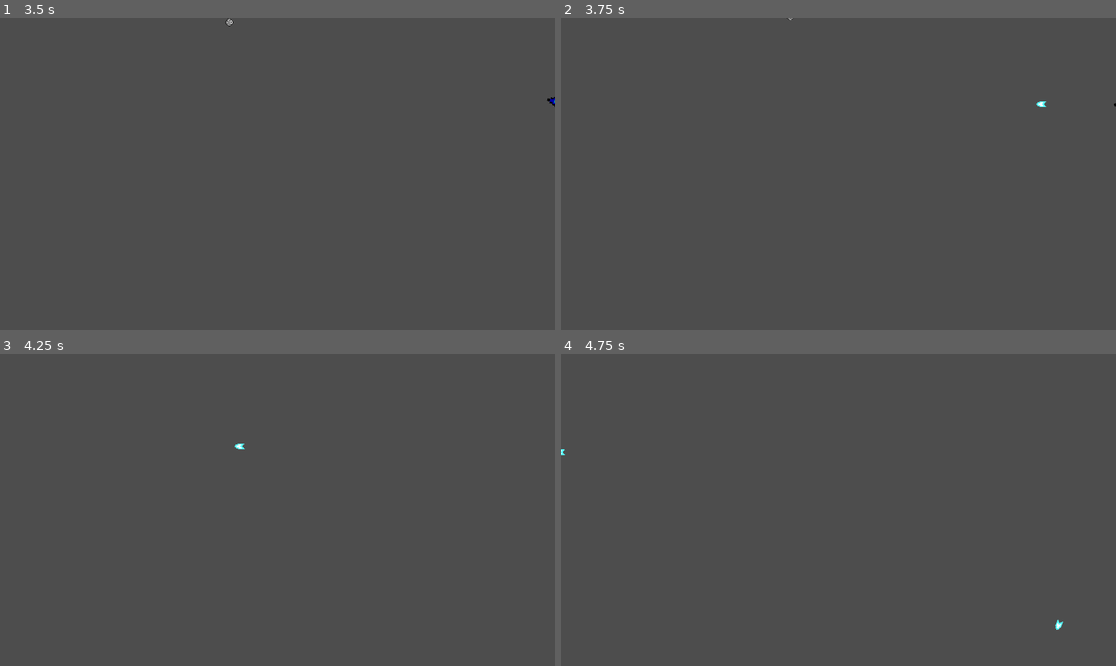
Above: before the commit, frames 1-4 (two rows, left to right).
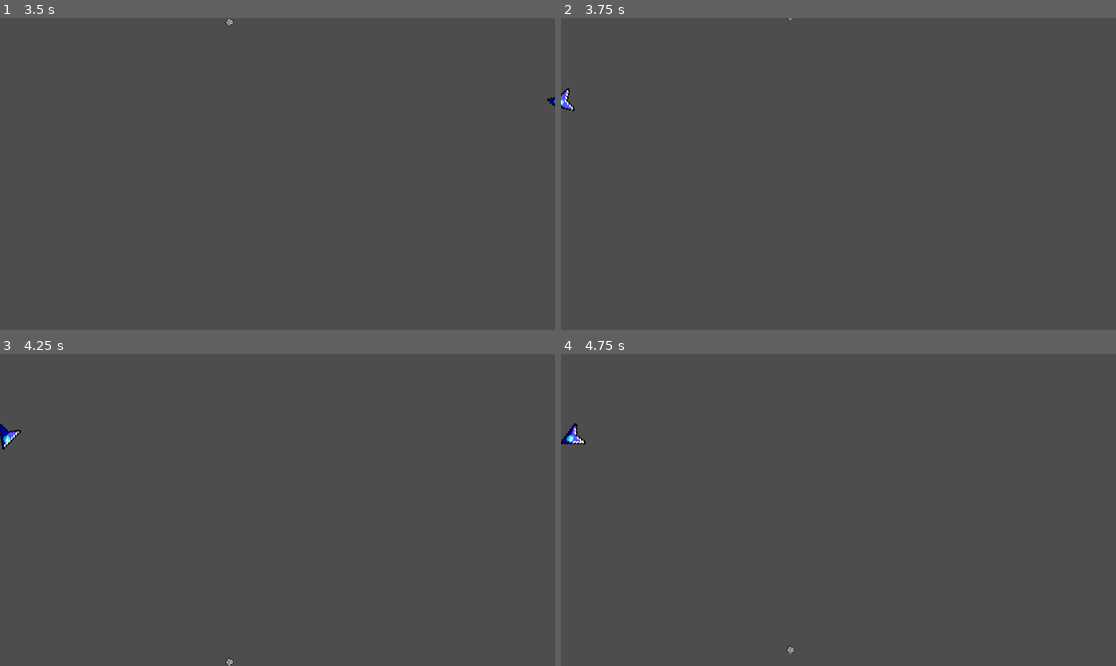
Above: after the commit, the same moments.

Repository: impemberton/Asteroids-Clone
Game: Godot game, scene res://Scenes/level.tscn
Two runs of this game, one before a commit and one after it. Both use one fixed random seed, a clock stepped at 60 frames per second and the inputs below.
Inputs:
- Up to frame 1 (3.5 s): tap Enter at 0.5 s; hold W (move_forward) 0.53-2.03 s; tap Space (shoot) every 0.75 s from 0.6 to 2.85 s; hold A (turn_left) from 2.03 s (still down)
- Up to frame 2 (3.75 s): keep holding A (turn_left); tap Space (shoot) at 3.6 s
- Up to frame 3 (4.25 s): keep holding A (turn_left)
- Up to frame 4 (4.75 s): release A (turn_left) at 4.28 s; hold D (turn_right) from 4.28 s (still down); tap Space (shoot) at 4.35 s

Frame 1 is identical in both runs. In frame 2, 0.1% of the frame differs, in the area x 0-100%, y 22-30%; in frame 3, 0.2%; in frame 4, 0.2%, in the area x 0-91%, y 22-96%.

Commit message:
Add screen wrapping
added screen wrapping so the player and meteors stay on screen

Diff:
--- a/Scripts/meteor.gd
+++ b/Scripts/meteor.gd
@@ -8,6 +8,7 @@
 
 
 func _physics_process(delta: float) -> void:
+	global_position = Vector2(wrapf(global_position.x, -10, 1162),wrapf(global_position.y, -10, 658))
 	position += direction * speed * delta
 
 func take_damage():
--- a/Scripts/player.gd
+++ b/Scripts/player.gd
@@ -10,6 +10,8 @@
 
 
 func _physics_process(delta: float) -> void:
+
+	global_position = Vector2(wrapf(global_position.x, -10, 1162),wrapf(global_position.y, -10, 658))
 
 	#changing the frame to give a lighting effect
 	sprite_2d.frame = wrapi((abs(int((rotation_degrees + 202.5) / 45)) - 2), 0, 8)
